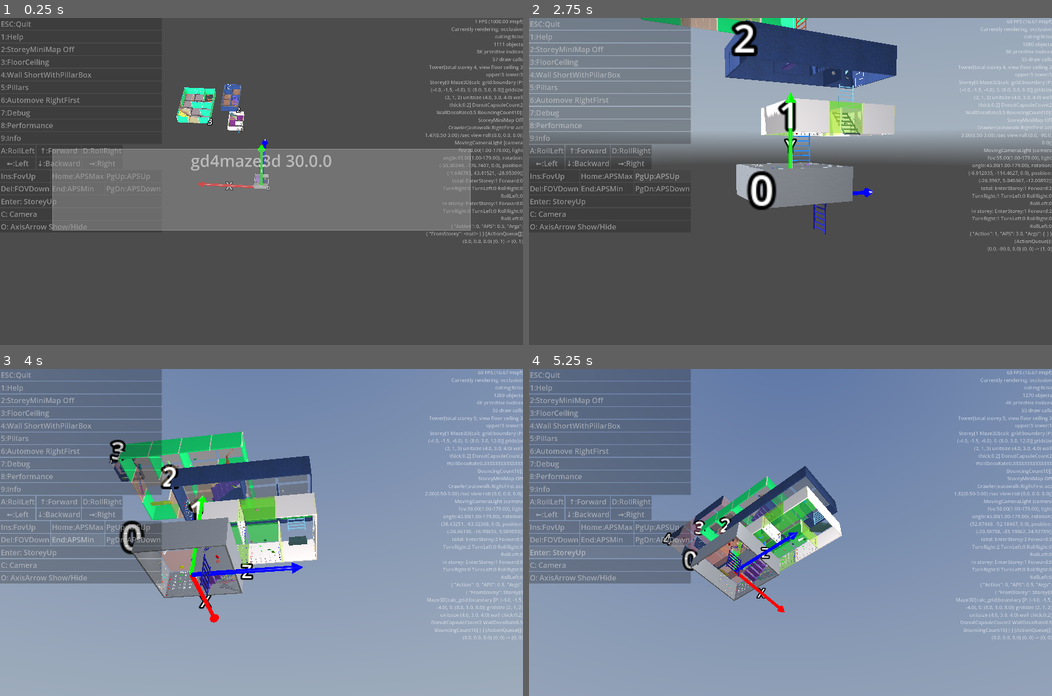
Above: before the commit, frames 1-4 (two rows, left to right).
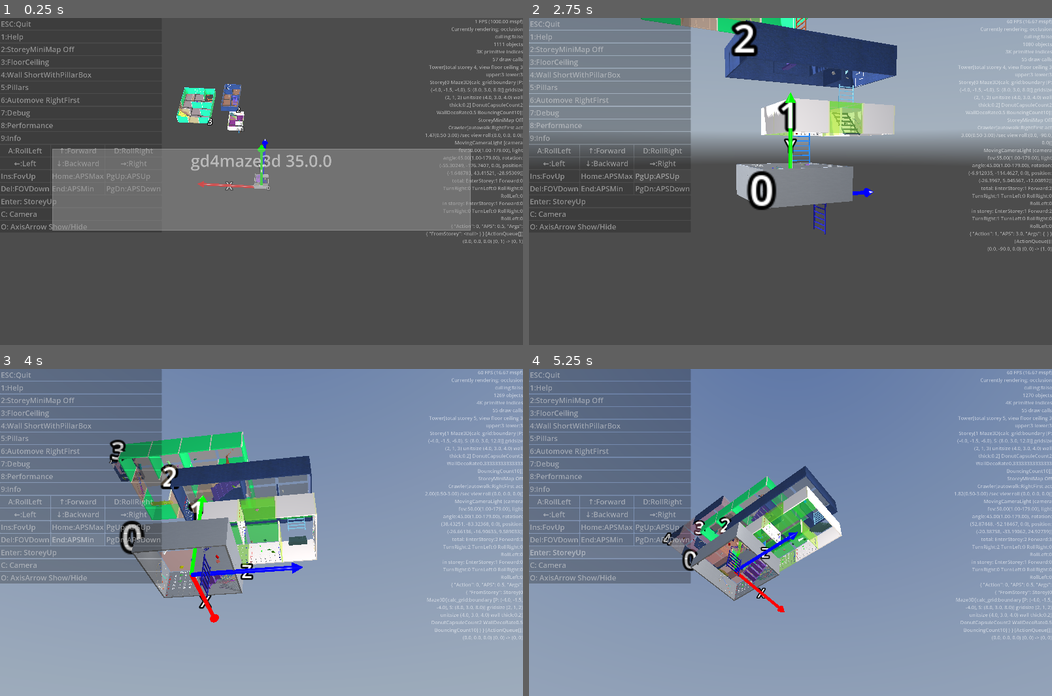
Above: after the commit, the same moments.

Repository: kasworld/gd4maze3d
Game: Godot game, scene res://main.tscn
Two runs of this game, one before a commit and one after it. Both use one fixed random seed, a clock stepped at 60 frames per second and the inputs below. A sky picture missing from this copy of the repository is replaced by a grey-blue gradient.
Inputs:
- Up to frame 1 (0.25 s): no input
- Up to frame 2 (2.75 s): click "Ins:FovUp" at 0.5 s; click "Home:APSMax" at 1.25 s; click "PgUp:APSUp" at 2 s
- Up to frame 3 (4 s): click "Del:FOVDown" at 2.75 s; click "End:APSMin" at 3.5 s
- Up to frame 4 (5.25 s): click "PgDn:APSDown" at 4.25 s; click "Enter: StoreyUp" at 5 s

The runs differ from the first frame. In frame 1, 0.3% of the frame differs, in the area x 0-58%, y 39-46%; in frame 2, 0.6%; in frame 3, 0.9%; in frame 4, 0.9%, in the area x 0-31%, y 38-47%.

Commit message:
arrange ui button more

Diff:
--- a/main.tscn
+++ b/main.tscn
@@ -105,36 +105,32 @@
 layout_mode = 2
 text = "→:Right"
 
-[node name="GridContainer" type="GridContainer" parent="왼쪽패널" unique_id=875834508]
-layout_mode = 2
-columns = 3
-
-[node name="ButtonFovUP" type="Button" parent="왼쪽패널/GridContainer" unique_id=1120036512]
+[node name="ButtonFovUP" type="Button" parent="왼쪽패널/ButtonMove" unique_id=1120036512]
 layout_mode = 2
 text = "Ins:FovUp"
 alignment = 0
 
-[node name="ButtonAPSMax" type="Button" parent="왼쪽패널/GridContainer" unique_id=1101307849]
+[node name="ButtonAPSMax" type="Button" parent="왼쪽패널/ButtonMove" unique_id=1101307849]
 layout_mode = 2
 text = "Home:APSMax"
 alignment = 0
 
-[node name="ButtonAPSUp" type="Button" parent="왼쪽패널/GridContainer" unique_id=1705135231]
+[node name="ButtonAPSUp" type="Button" parent="왼쪽패널/ButtonMove" unique_id=1705135231]
 layout_mode = 2
 text = "PgUp:APSUp"
 alignment = 0
 
-[node name="ButtonFovDown" type="Button" parent="왼쪽패널/GridContainer" unique_id=172927274]
+[node name="ButtonFovDown" type="Button" parent="왼쪽패널/ButtonMove" unique_id=172927274]
 layout_mode = 2
 text = "Del:FOVDown"
 alignment = 0
 
-[node name="ButtonAPSMin" type="Button" parent="왼쪽패널/GridContainer" unique_id=389300895]
+[node name="ButtonAPSMin" type="Button" parent="왼쪽패널/ButtonMove" unique_id=389300895]
 layout_mode = 2
 text = "End:APSMin"
 alignment = 0
 
-[node name="ButtonAPSDown" type="Button" parent="왼쪽패널/GridContainer" unique_id=797861952]
+[node name="ButtonAPSDown" type="Button" parent="왼쪽패널/ButtonMove" unique_id=797861952]
 layout_mode = 2
 text = "PgDn:APSDown"
 alignment = 0
@@ -212,12 +208,12 @@
 [connection signal="pressed" from="왼쪽패널/ButtonMove/ButtonLeft" to="." method="_on_button_left_pressed"]
 [connection signal="pressed" from="왼쪽패널/ButtonMove/ButtonBackward" to="." method="_on_button_backward_pressed"]
 [connection signal="pressed" from="왼쪽패널/ButtonMove/ButtonRight" to="." method="_on_button_right_pressed"]
-[connection signal="pressed" from="왼쪽패널/GridContainer/ButtonFovUP" to="." method="_on_button_fov_up_pressed"]
-[connection signal="pressed" from="왼쪽패널/GridContainer/ButtonAPSMax" to="." method="_on_button_aps_max_pressed"]
-[connection signal="pressed" from="왼쪽패널/GridContainer/ButtonAPSUp" to="." method="_on_button_aps_up_pressed"]
-[connection signal="pressed" from="왼쪽패널/GridContainer/ButtonFovDown" to="." method="_on_button_fov_down_pressed"]
-[connection signal="pressed" from="왼쪽패널/GridContainer/ButtonAPSMin" to="." method="_on_button_aps_min_pressed"]
-[connection signal="pressed" from="왼쪽패널/GridContainer/ButtonAPSDown" to="." method="_on_button_aps_down_pressed"]
+[connection signal="pressed" from="왼쪽패널/ButtonMove/ButtonFovUP" to="." method="_on_button_fov_up_pressed"]
+[connection signal="pressed" from="왼쪽패널/ButtonMove/ButtonAPSMax" to="." method="_on_button_aps_max_pressed"]
+[connection signal="pressed" from="왼쪽패널/ButtonMove/ButtonAPSUp" to="." method="_on_button_aps_up_pressed"]
+[connection signal="pressed" from="왼쪽패널/ButtonMove/ButtonFovDown" to="." method="_on_button_fov_down_pressed"]
+[connection signal="pressed" from="왼쪽패널/ButtonMove/ButtonAPSMin" to="." method="_on_button_aps_min_pressed"]
+[connection signal="pressed" from="왼쪽패널/ButtonMove/ButtonAPSDown" to="." method="_on_button_aps_down_pressed"]
 [connection signal="pressed" from="왼쪽패널/ButtonStoreyUp" to="." method="_on_button_storey_up_pressed"]
 [connection signal="pressed" from="왼쪽패널/ButtonCamera" to="." method="_on_button_camera_pressed"]
 [connection signal="pressed" from="왼쪽패널/ButtonAxis" to="." method="_on_button_storey_gap_pressed"]
--- a/project.godot
+++ b/project.godot
@@ -11,7 +11,7 @@
 [application]
 
 config/name="gd4maze3d"
-config/version="30.0.0"
+config/version="35.0.0"
 run/main_scene="res://main.tscn"
 config/features=PackedStringArray("4.6", "Forward Plus")
 config/icon="res://icon.svg"
